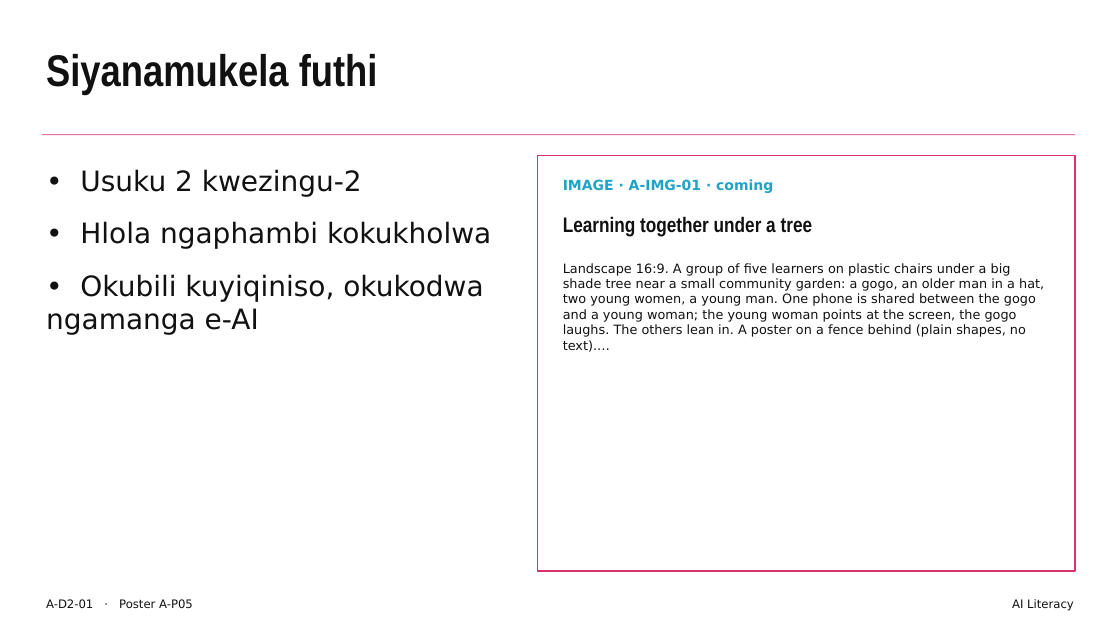
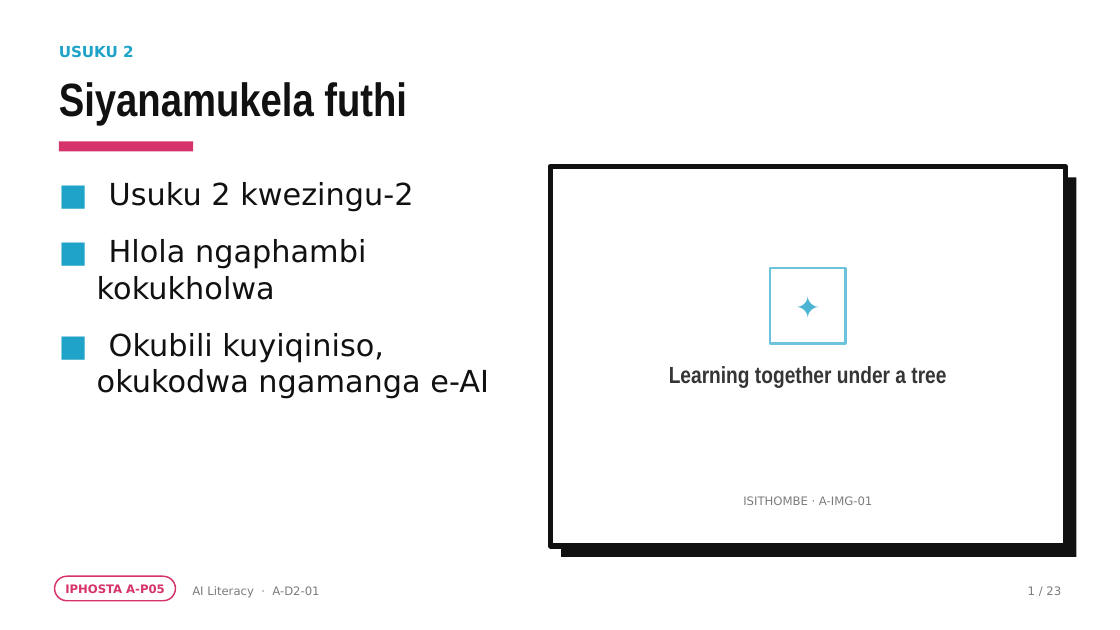
Before and after one commit to rorymclark-prog/ImbewuField, a slide deck: slide 1 of courses/build/ai-literacy/A-D2.zu.pptx. Drawn at 1120x630 pixels with LibreOffice and Linux fonts; fonts in the diff are those of the drawing. Boxes give left, top, right and bottom in pixels: in the first picture for what was removed or moved away, otherwise in the second. Text is boxed around its words. In the diff, an @@ line names an element or a change of style, - is before the commit and + after.

```diff
--- a/courses/build/ai-literacy/A-D2.zu.pptx
+++ b/courses/build/ai-literacy/A-D2.zu.pptx
@@ text added at (x1=59, y1=45, x2=134, y2=58), 13 pt, text #1FA3C8, bold @@
+USUKU 2
@@ text "Siyanamukela futhi" moved from (x1=46, y1=54, x2=378, y2=94) to (x1=59, y1=82, x2=407, y2=125) @@
@@ text "Siyanamukela futhi" at (x1=59, y1=82, x2=407, y2=125): size 38 to 40 pt; line spacing 1 to 0.95 @@
@@ rectangle removed at (x1=42, y1=134, x2=1075, y2=135) @@
@@ rectangle added at (x1=59, y1=141, x2=193, y2=151), fill #D6336C @@
@@ rectangle resized from (x1=538, y1=155, x2=1075, y2=571) to (x1=550, y1=166, x2=1065, y2=546) @@
@@ rectangle at (x1=550, y1=166, x2=1065, y2=546): outline #D6336C 1.25 pt to #111111 4.5 pt @@
@@ rectangle added at (x1=561, y1=177, x2=1076, y2=557), fill #111111 @@
@@ text at (x1=97, y1=182, x2=489, y2=399): text changed; size 24 to 26 pt @@
-• Usuku 2 kwezingu-2
-• Hlola ngaphambi kokukholwa
-• Okubili kuyiqiniso, okukodwa ngamanga e-AI
+■ Usuku 2 kwezingu-2
+■ Hlola ngaphambi kokukholwa
+■ Okubili kuyiqiniso, okukodwa ngamanga e-AI
@@ text removed at (x1=563, y1=263, x2=1044, y2=352) @@
-Landscape 16:9. A group of five learners on plastic chairs under a big shade tree near a small community garden: a gogo, an older man in a hat, two young women, a young man. One phone is shared between the gogo and a young woman; the young woman points at the screen, the gogo laughs. The others lean in. A poster on a fence behind (plain shapes, no text).…
@@ rectangle added at (x1=770, y1=268, x2=846, y2=344), outline #6DC3DB 2 pt @@
@@ text added at (x1=770, y1=268, x2=846, y2=344), 26 pt, text #4CB5D3 @@
+✦
@@ text "Learning together under a tree" moved from (x1=563, y1=216, x2=813, y2=237) to (x1=669, y1=366, x2=946, y2=388) @@
@@ text "Learning together under a tree" at (x1=669, y1=366, x2=946, y2=388): size 18 to 20 pt, text colour #111111 to #353535; alignment left to centre @@
@@ text at (x1=743, y1=496, x2=872, y2=505): text changed; size 12 to 10 pt; text colour #1FA3C8 to #7C7C7C; bold off @@
-IMAGE · A-IMG-01 · coming
+ISITHOMBE · A-IMG-01
@@ rounded rectangle added at (x1=55, y1=576, x2=176, y2=601), outline #D6336C 1.25 pt @@
@@ text added at (x1=65, y1=584, x2=165, y2=593), 10 pt, text #D6336C, bold @@
+IPHOSTA A-P05
@@ text "AI Literacy · A-D2-01" at (x1=192, y1=586, x2=319, y2=598): vertical alignment top to middle @@
@@ text at (x1=192, y1=586, x2=319, y2=598): text changed; text colour #111111 to #7C7C7C @@
-A-D2-01 · Poster A-P05
+AI Literacy · A-D2-01
@@ text removed at (x1=1012, y1=599, x2=1074, y2=611) @@
-AI Literacy
@@ text added at (x1=1028, y1=586, x2=1061, y2=595), 10 pt, text #7C7C7C @@
+1 / 23
```
Also in this commit, not shown: 22 other slides changed, 49 other files.
